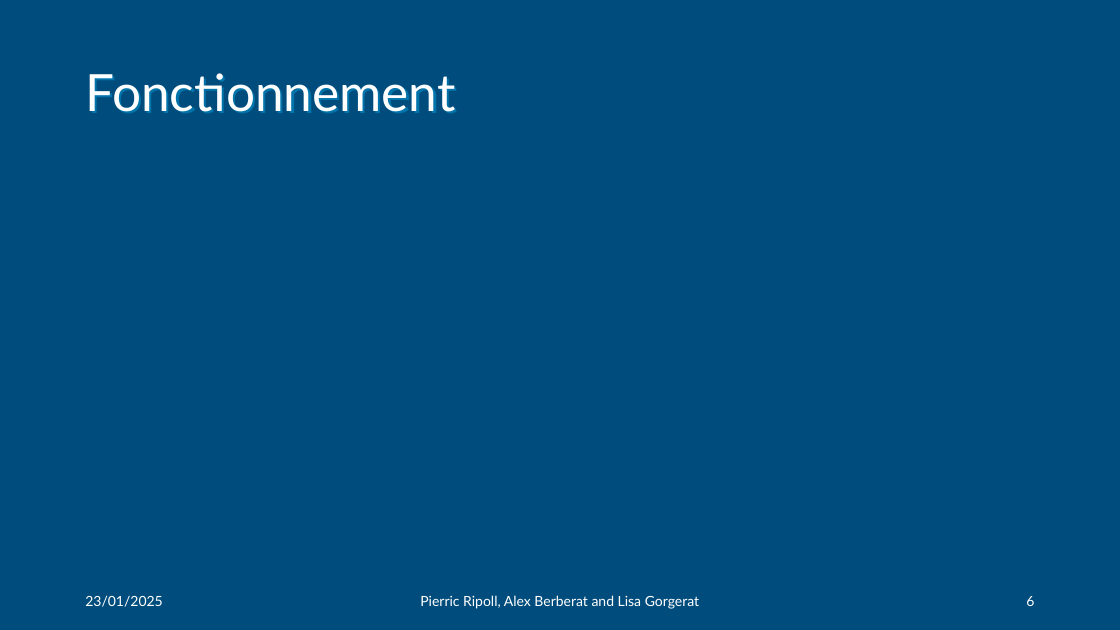
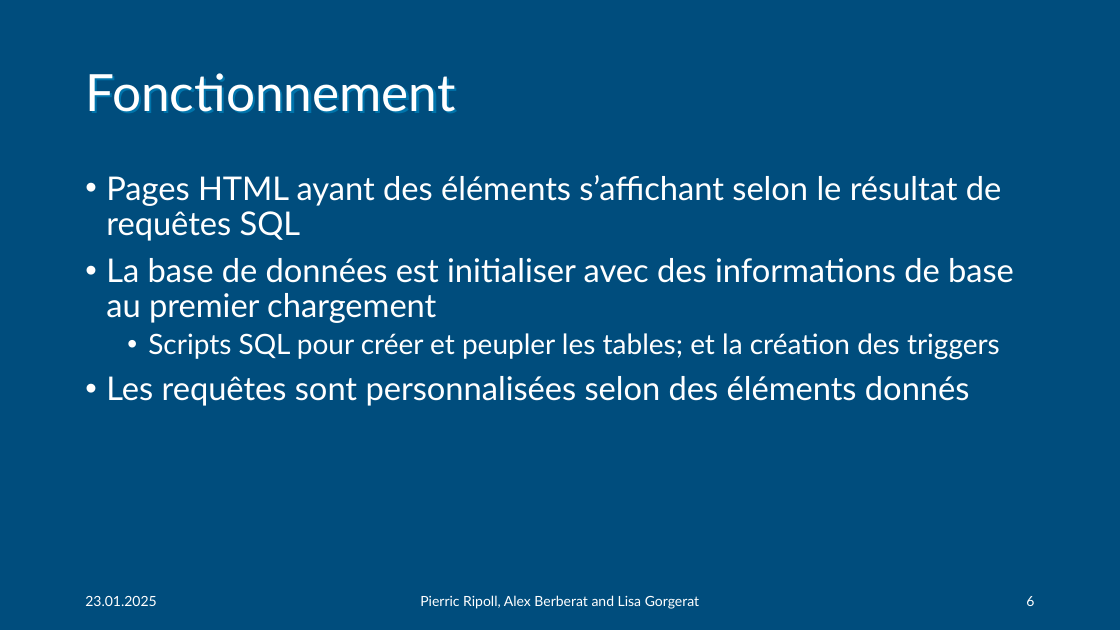
Before and after one commit to Nyaaw/ProjectBDR, a slide deck: slide 6 of docs/BDR-phases/rendu final/Presentation_Groupe9.pptx. Drawn at 1120x630 pixels with LibreOffice and Linux fonts; fonts in the diff are those of the drawing. Boxes give left, top, right and bottom in pixels: in the first picture for what was removed or moved away, otherwise in the second. Text is boxed around its words. In the diff, an @@ line names an element or a change of style, - is before the commit and + after.

```diff
--- a/docs/BDR-phases/rendu final/Presentation_Groupe9.pptx
+++ b/docs/BDR-phases/rendu final/Presentation_Groupe9.pptx
@@ text added at (x1=106, y1=175, x2=1014, y2=406), 28 pt, text #FFFFFF @@
+• Pages HTML ayant des éléments s’affichant selon le résultat de requêtes SQL
+• La base de données est initialiser avec des informations de base au premier chargement
+  • Scripts SQL pour créer et peupler les tables; et la création des triggers
+• Les requêtes sont personnalisées selon des éléments donnés
@@ text at (x1=85, y1=596, x2=156, y2=606): text changed @@
-23/01/2025
+23.01.2025
```
Also in this commit, not shown: 3 other slides changed, 2 other files.
